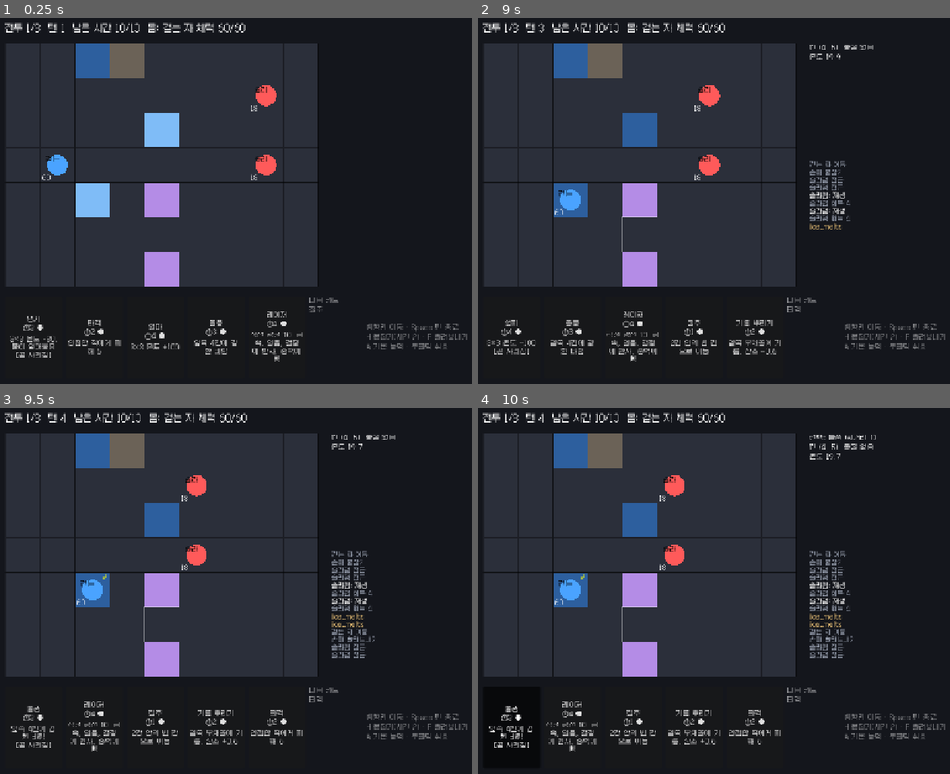
Above: before the commit, frames 1-4 (two rows, left to right).
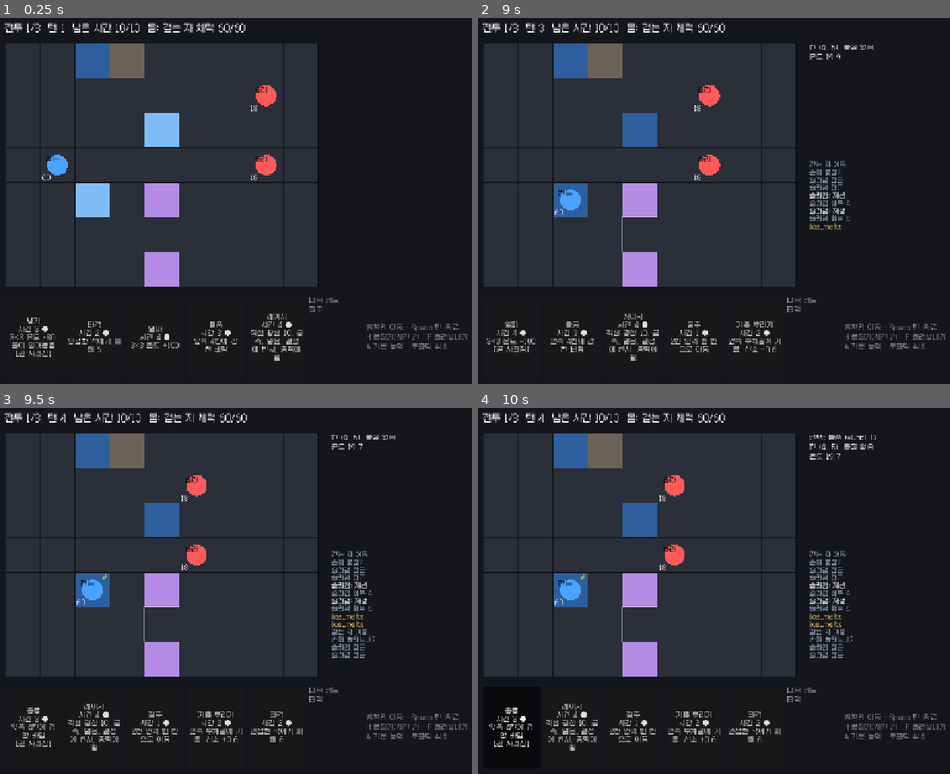
Above: after the commit, the same moments.

Repository: Luchenia/everycard
Game: Godot game, scene res://scenes/battle.tscn
Two runs of this game, one before a commit and one after it. Both use one fixed random seed, a clock stepped at 60 frames per second and the inputs below.
Inputs (mouse positions are in pixels of both pictures, inside the frame that each line leads up to):
- Up to frame 1 (0.25 s): no input
- Up to frame 2 (9 s): click (511, 336) at 0.5 s, where only the run before the commit has a clickable "냉기 ⏱3 ● 3×3 온도 -80. 물이 얼어붙음 […"; click (511, 336) at 1.25 s, where only the run after the commit has a clickable "냉기 시간 3 ● 3×3 온도 -80. 물이 얼어붙음…"; click (572, 336) at 2 s, where only the run before the commit has a clickable "타격 ⏱2 ● 인접한 적에게 피해 6"; click (572, 336) at 2.75 s, where only the run after the commit has a clickable "타격 시간 2 ● 인접한 적에게 피해 6"; click (633, 336) at 3.5 s, where only the run before the commit has a clickable "열파 ⏱4 ● 3×3 온도 +100"; click (633, 336) at 4.25 s, where only the run after the commit has a clickable "열파 시간 4 ● 3×3 온도 +100"; click (695, 336) at 5 s, where only the run before the commit has a clickable "돌풍 ⏱3 ● 앞쪽 4칸에 강한 바람"; click (695, 336) at 5.75 s, where only the run after the commit has a clickable "돌풍 시간 3 ● 앞쪽 4칸에 강한 바람"; click (756, 336) at 6.5 s, where only the run before the commit has a clickable "레이저 ⏱4 ● 직선 광선 10. 금속, 얼음, 결정…"; click (756, 336) at 7.25 s, where only the run after the commit has a clickable "레이저 시간 4 ● 직선 광선 10. 금속, 얼음, …"; tap Enter at 8 s; move the mouse to (638, 164) at 8.02 s; hold Right 8.03-8.78 s; tap H at 8.1 s; click (638, 164) at 8.17 s; tap Space at 8.27, 8.75 s; move the mouse to (657, 230) at 8.77 s; hold Down from 8.78 s (still down); tap F at 8.85 s
- Up to frame 3 (9.5 s): keep holding Down; tap Space at 9.02 s
- Up to frame 4 (10 s): release Down at 9.5 s; click (511, 726) at 9.5 s, where only the run before the commit has a clickable "돌풍 ⏱3 ● 앞쪽 4칸에 강한 바람 [곧 사라짐]"

The runs differ from the first frame. In frame 1, 1.6% of the frame differs, in the area x 2-65%, y 80-94%; in frame 2, 1.7%; in frame 3, 1.7%; in frame 4, 1.7%.

Commit message:
chore: web export preset verified; avoid glyph missing on web
Co-Authored-By: Claude Opus 5.5 <noreply@anthropic.com>
Claude-Session: https://claude.ai/code/session_01Lpp6z2a9FxR3iVL1P5DjBQ

Diff:
--- a/src/view/battle_screen.gd
+++ b/src/view/battle_screen.gd
@@ -86,7 +86,7 @@
 
 func _card_text(id: String) -> String:
 	var c := Effects.card_def(id, catalog)
-	return "%s\n⏱%d %s\n%s" % [c.get("name", id), int(c.get("time", 0)), "●●" if int(c.get("weight", 1)) > 1 else "●", c.get("desc", "")]
+	return "%s\n시간 %d %s\n%s" % [c.get("name", id), int(c.get("time", 0)), "●●" if int(c.get("weight", 1)) > 1 else "●", c.get("desc", "")]
 
 func _refresh() -> void:
 	for ch in overlay.get_children():
Binary file added: evidence/stage1/04_web_build.png
